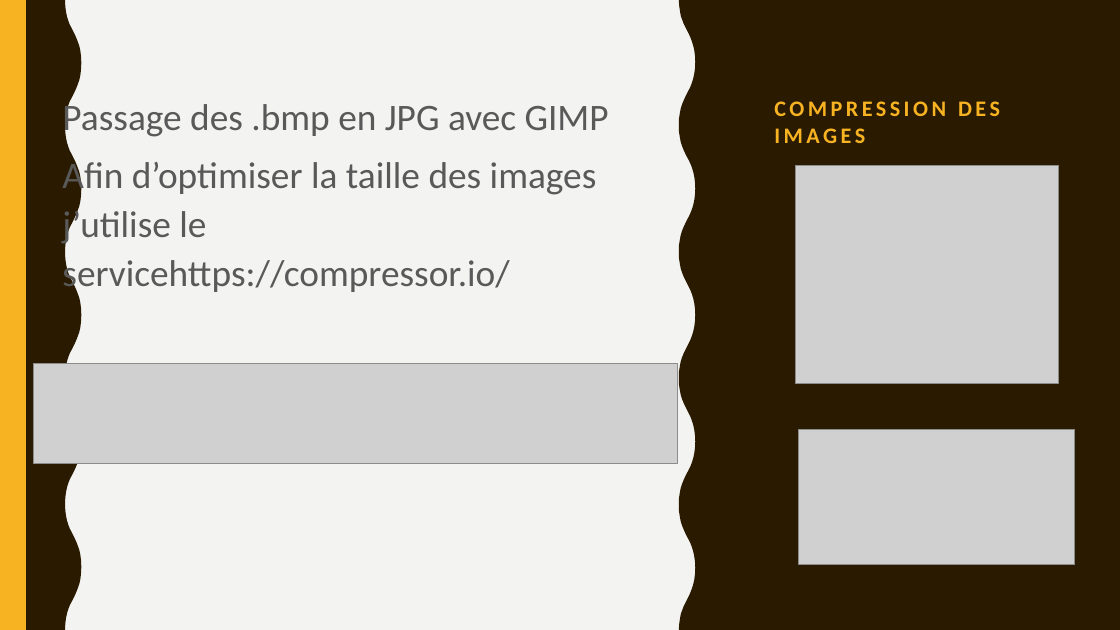
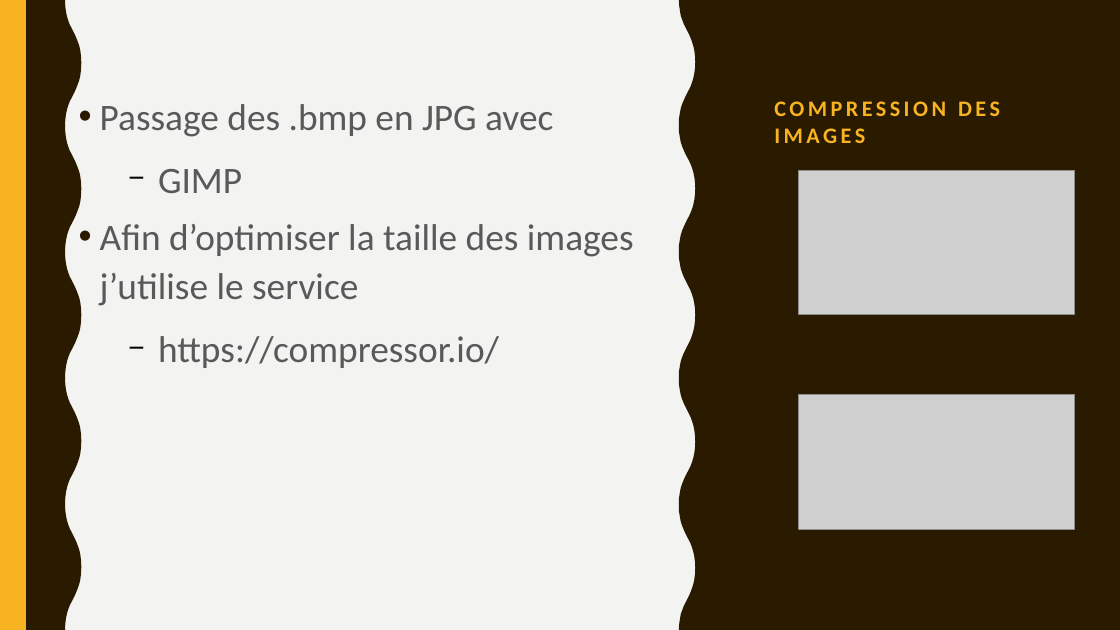
Before and after one commit to Fibre44/DENISNicolas_4_09112021, a slide deck: slide 19 of Soutenance/Soutenance.odp (slide 16 before the commit). Drawn at 1120x630 pixels with LibreOffice and Linux fonts; fonts in the diff are those of the drawing; grey boxes stand for pictures. Boxes give left, top, right and bottom in pixels: in the first picture for what was removed or moved away, otherwise in the second. Text is boxed around its words. In the diff, an @@ line names an element or a change of style, - is before the commit and + after.

```diff
--- a/Soutenance/Soutenance.odp
+++ b/Soutenance/Soutenance.odp
@@ text at (100,104,634,368): text changed @@
-• Passage des .bmp en JPG avec GIMP
-• Afin d’optimiser la taille des images j’utilise le servicehttps://compressor.io/
+• Passage des .bmp en JPG avec
+  − GIMP
+• Afin d’optimiser la taille des images j’utilise le service
+  − https://compressor.io/
@@ picture: place and size @@
-picture at (796,166,1059,384)
+picture at (799,171,1075,314)
@@ picture removed at (33,364,678,464) @@
@@ picture: place and size @@
-picture at (799,430,1075,565)
+picture at (799,395,1075,529)
```
Also in this commit, not shown: 4 other slides changed, 4 slides added, 1 slide removed, 4 other files.
